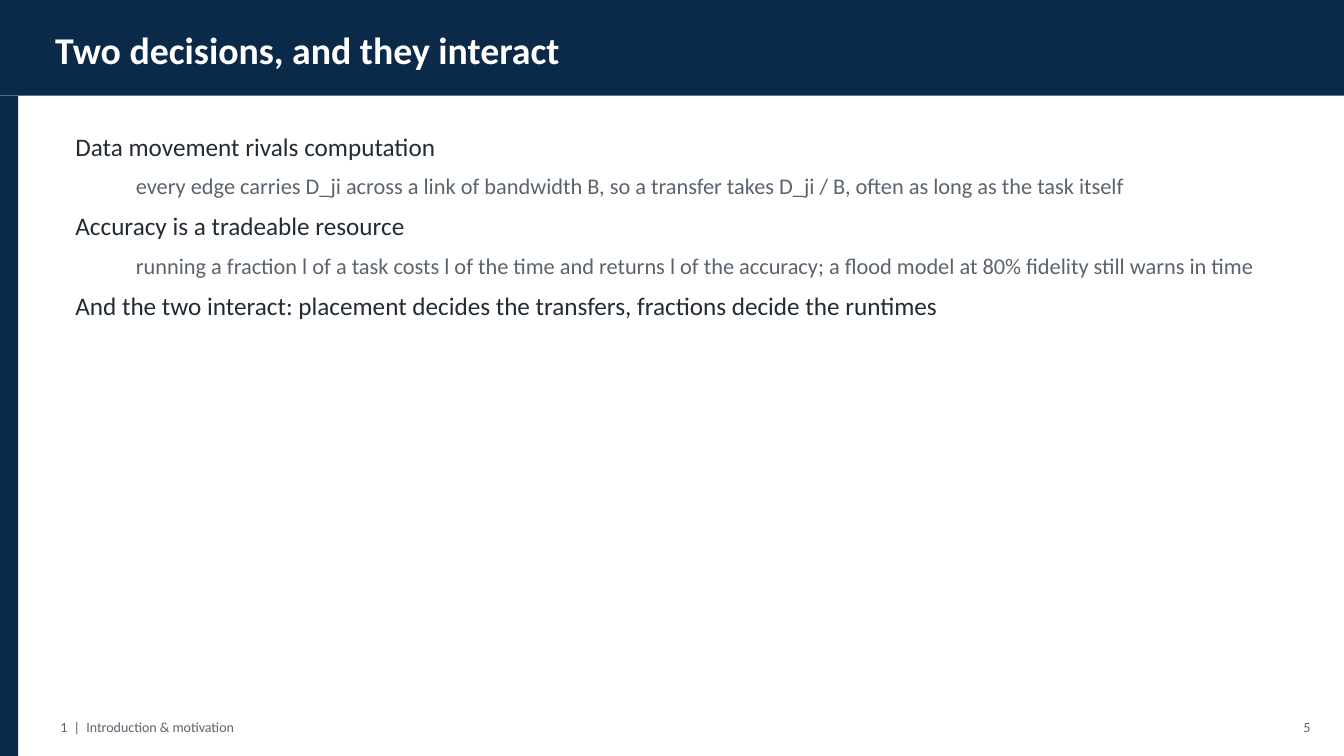
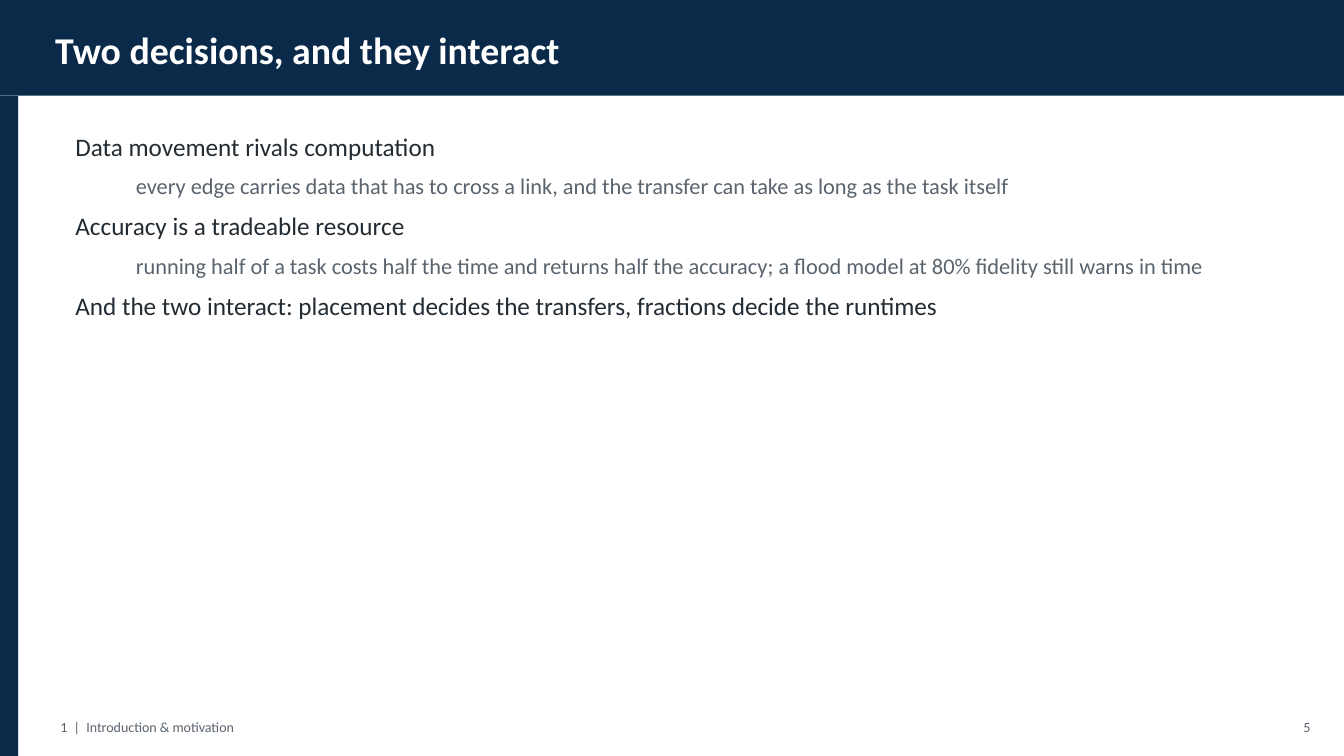
Before and after one commit to gayanigupta/data-aware-scheduling, a slide deck: slide 6 of slides/data-aware-scheduling.pptx. Drawn at 1344x756 pixels with LibreOffice and Linux fonts; fonts in the diff are those of the drawing. Boxes give left, top, right and bottom in pixels: in the first picture for what was removed or moved away, otherwise in the second. Text is boxed around its words. In the diff, an @@ line names an element or a change of style, - is before the commit and + after.

```diff
--- a/slides/data-aware-scheduling.pptx
+++ b/slides/data-aware-scheduling.pptx
@@ text at (136,178,1008,198): text changed @@
-  every edge carries D_ji across a link of bandwidth B, so a transfer takes D_ji / B, often as long as the task itself
+  every edge carries data that has to cross a link, and the transfer can take as long as the task itself
@@ text at (136,258,1202,278): text changed @@
-  running a fraction l of a task costs l of the time and returns l of the accuracy; a flood model at 80% fidelity still warns in time
+  running half of a task costs half the time and returns half the accuracy; a flood model at 80% fidelity still warns in time
```
Also in this commit, not shown: 1 other slide changed, 1 other file.
